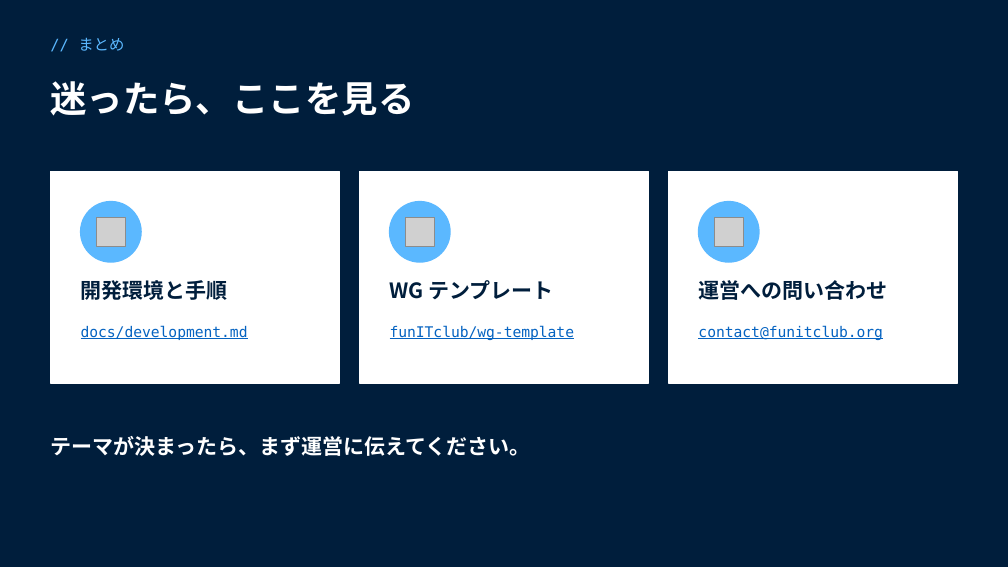
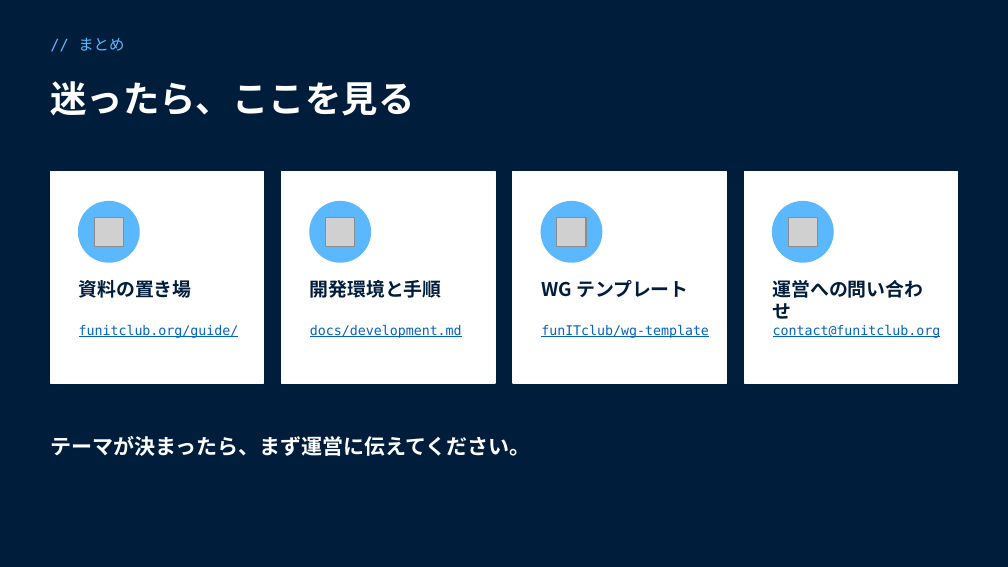
Before and after one commit to funITclub/homepage, a slide deck: slide 7 of static/guide/00_概要.pptx. Drawn at 1008x567 pixels with LibreOffice and Linux fonts; fonts in the diff are those of the drawing; grey boxes stand for pictures. Boxes give left, top, right and bottom in pixels: in the first picture for what was removed or moved away, otherwise in the second. Text is boxed around its words. In the diff, an @@ line names an element or a change of style, - is before the commit and + after.

```diff
--- a/static/guide/00_概要.pptx
+++ b/static/guide/00_概要.pptx
@@ rectangle: place and size @@
-rectangle at (50, 171, 340, 383)
+rectangle at (50, 171, 264, 383)
@@ rectangle: place and size @@
-rectangle at (359, 171, 648, 383)
+rectangle at (281, 171, 495, 383)
@@ rectangle added at (513, 171, 727, 383), fill #FFFFFF, outline #FFFFFF 1 pt @@
@@ rectangle: place and size @@
-rectangle at (668, 171, 958, 383)
+rectangle at (744, 171, 958, 383)
@@ ellipse: place and size @@
-ellipse at (390, 202, 451, 262)
+ellipse at (310, 202, 371, 262)
@@ ellipse added at (541, 202, 602, 262), fill #5BB8FF, outline #5BB8FF 1 pt @@
@@ ellipse: place and size @@
-ellipse at (699, 202, 759, 262)
+ellipse at (773, 202, 834, 262)
@@ picture added at (326, 218, 355, 247) @@
@@ picture: place and size @@
-picture at (405, 218, 434, 247)
+picture at (557, 218, 587, 247)
@@ picture: place and size @@
-picture at (715, 218, 744, 247)
+picture at (788, 218, 817, 247)
@@ text added at (79, 280, 192, 298), 13.5 pt, text #001E3C, bold @@
+資料の置き場
@@ size 15 to 13.5 pt in 3 elements at (773, 280, 923, 319), (541, 280, 688, 297), (310, 280, 442, 298) @@
@@ text "開発環境と手順": place and size @@
-text "開発環境と手順" at (81, 280, 228, 300)
+text "開発環境と手順" at (310, 280, 442, 298)
@@ text "WG テンプレート": place and size @@
-text "WG テンプレート" at (390, 280, 554, 299)
+text "WG テンプレート" at (541, 280, 688, 297)
@@ text "運営への問い合わせ": place and size @@
-text "運営への問い合わせ" at (698, 280, 887, 300)
+text "運営への問い合わせ" at (773, 280, 923, 319)
@@ text added at (79, 324, 239, 338), 9.5 pt, text #0563C1, underline @@
+funitclub.org/guide/
@@ size 10.5 to 9.5 pt in 3 elements at (773, 324, 941, 338), (541, 324, 709, 338), (310, 324, 462, 338) @@
@@ text "docs/development.md": place and size @@
-text "docs/development.md" at (81, 325, 248, 340)
+text "docs/development.md" at (310, 324, 462, 338)
@@ text "funITclub/wg-template": place and size @@
-text "funITclub/wg-template" at (390, 325, 575, 340)
+text "funITclub/wg-template" at (541, 324, 709, 338)
@@ text "contact@funitclub.org": place and size @@
-text "contact@funitclub.org" at (698, 325, 883, 340)
+text "contact@funitclub.org" at (773, 324, 941, 338)
```
Also in this commit, not shown: 2 other slides changed, 8 other files.
